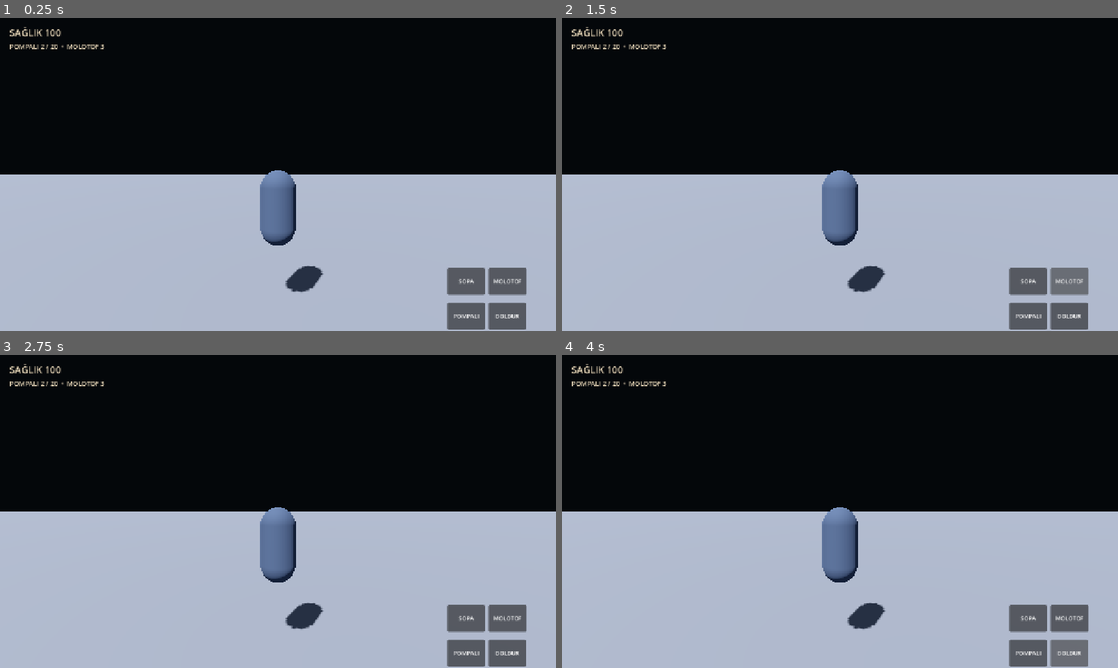
Above: before the commit, frames 1-4 (two rows, left to right).
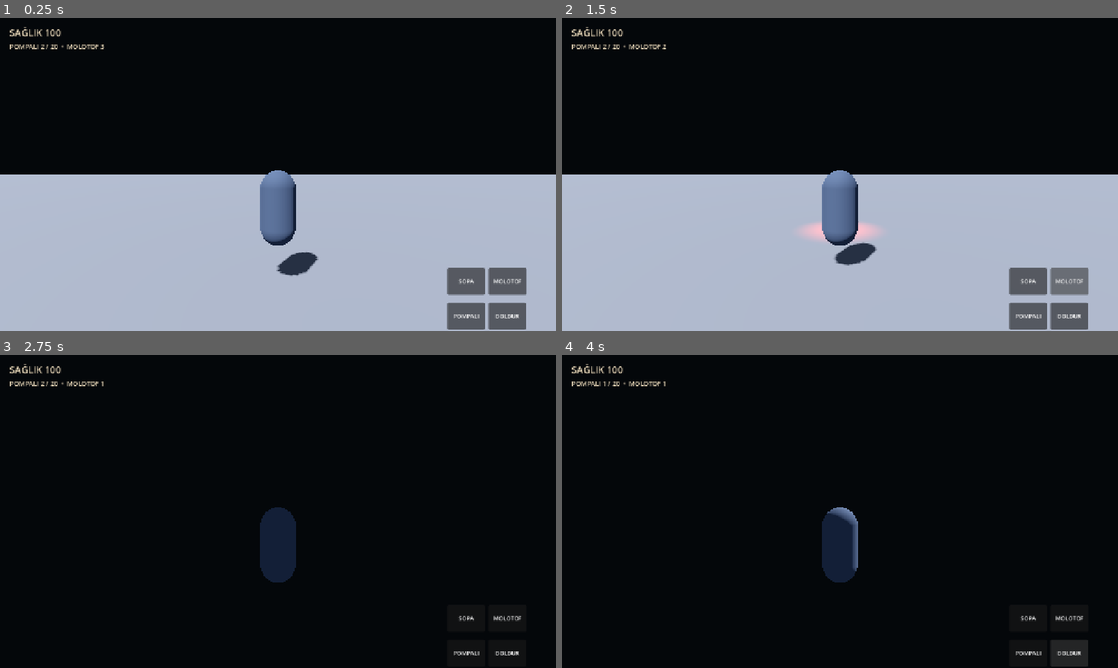
Above: after the commit, the same moments.

Repository: FatihKoc81/RESET-NIGHT
Game: Godot game, scene res://scenes/Main.tscn
Two runs of this game, one before a commit and one after it. Both use one fixed random seed, a clock stepped at 60 frames per second and the inputs below.
Inputs (mouse positions are in pixels of both pictures, inside the frame that each line leads up to):
- Up to frame 1 (0.25 s): no input
- Up to frame 2 (1.5 s): click "SOPA" at 0.5 s; click "MOLOTOF" at 1.25 s
- Up to frame 3 (2.75 s): move the mouse to (400, 495) at 2.02 s; hold D (move_right) from 2.03 s (still down); tap Space (attack) at 2.1 s; click (400, 495) at 2.17 s
- Up to frame 4 (4 s): release D (move_right) at 2.75 s; click "POMPALI" at 2.75 s; click "DOLDUR" at 3.5 s

The runs differ from the first frame. In frame 1, 0.7% of the frame differs, in the area x 49-59%, y 74-88%; in frame 2, 1.1%; in frame 3, 50%, in the area x 0-100%, y 8-100%; in frame 4, 50%.
Error before the commit: Parse Error: Could not preload resource file "res://scenes/weapons/Molotov.tscn". (res://scripts/player.gd:7)

Commit message:
Fix Godot scene resources and Molotov fire area

Diff:
--- a/godot/scenes/weapons/Molotov.tscn
+++ b/godot/scenes/weapons/Molotov.tscn
@@ -7,15 +7,20 @@
 [sub_resource type="StandardMaterial3D" id="BottleMat"]
 albedo_color = Color(0.42, 0.22, 0.08, 1)
 roughness = 0.7
+[sub_resource type="SphereShape3D" id="FireArea"]
+radius = 3.2
+
 [node name="Molotov" type="Area3D"]
 collision_layer = 0
 collision_mask = 1
+monitoring = false
 script = ExtResource("1")
 [node name="Bottle" type="MeshInstance3D" parent="."]
 mesh = SubResource("BottleMesh")
 material_override = SubResource("BottleMat")
 [node name="CollisionShape3D" type="CollisionShape3D" parent="."]
-shape = SphereShape3D.new()
+shape = SubResource("FireArea")
+disabled = true
 [node name="FuseLight" type="OmniLight3D" parent="."]
 light_color = Color(1, 0.3, 0.06, 1)
 light_energy = 1.8
Not shown: 1 places in godot/scenes/weapons/Molotov.tscn that only renumber resources
